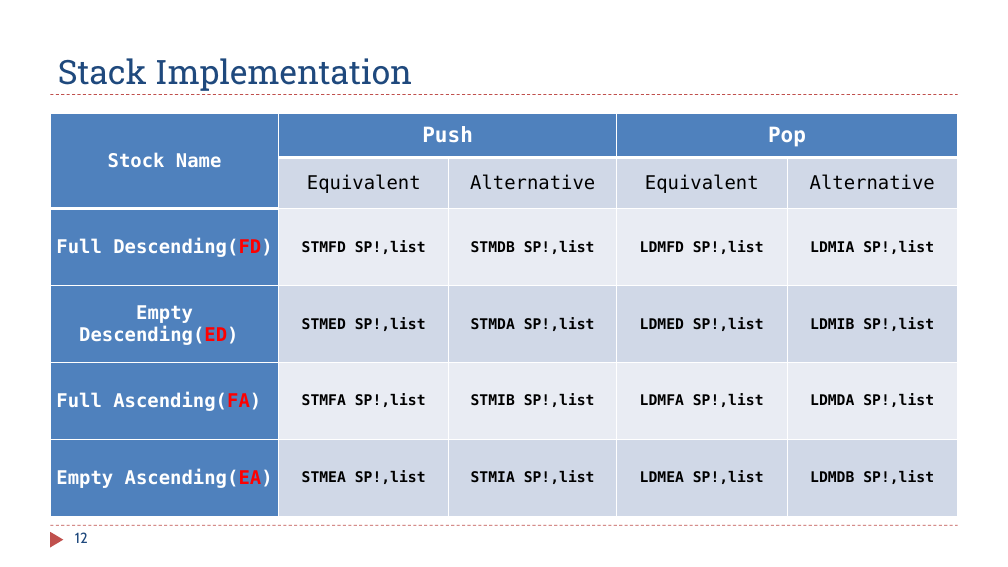
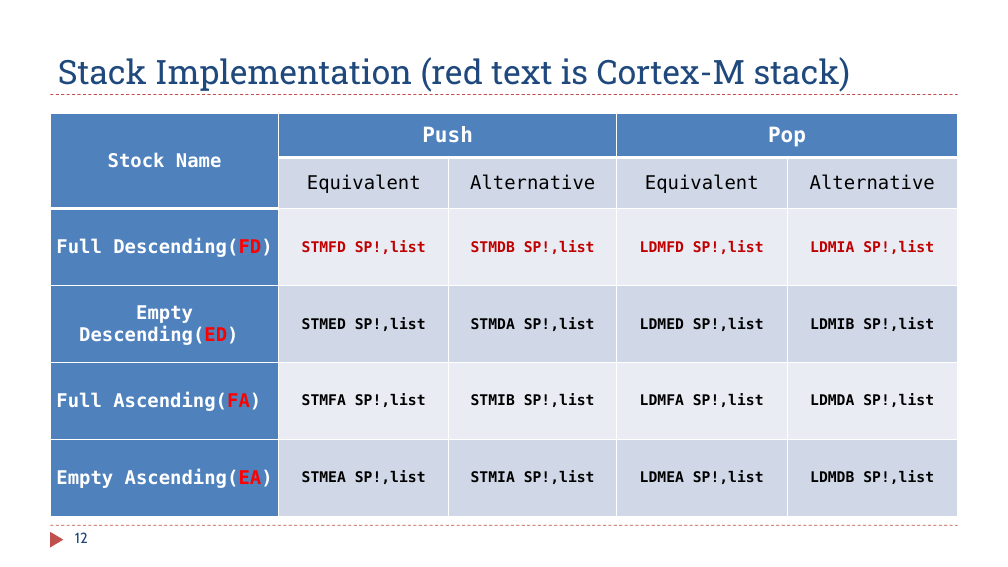
Before and after one commit to guhofstra/CSC111Fa25, a slide deck: slide 12 of PPTs/Ch8_ARM_Subroutines_2_Stack_Preserve_Environment.pptx. Drawn at 1008x567 pixels with LibreOffice and Linux fonts; fonts in the diff are those of the drawing. Boxes give left, top, right and bottom in pixels: in the first picture for what was removed or moved away, otherwise in the second. Text is boxed around its words. In the diff, an @@ line names an element or a change of style, - is before the commit and + after.

```diff
--- a/PPTs/Ch8_ARM_Subroutines_2_Stack_Preserve_Environment.pptx
+++ b/PPTs/Ch8_ARM_Subroutines_2_Stack_Preserve_Environment.pptx
@@ title at [58,57,851,92]: text changed @@
-Stack Implementation
+Stack Implementation (red text is Cortex-M stack)
@@ table at [51,113,957,516] @@
@@ text colour #000000 to #C00000 in "STMFD SP!,list", "STMDB SP!,list", "LDMFD SP!,list", "LDMIA SP!,list" @@
```
Also in this commit, not shown: 3 other slides changed, 9 other files.
